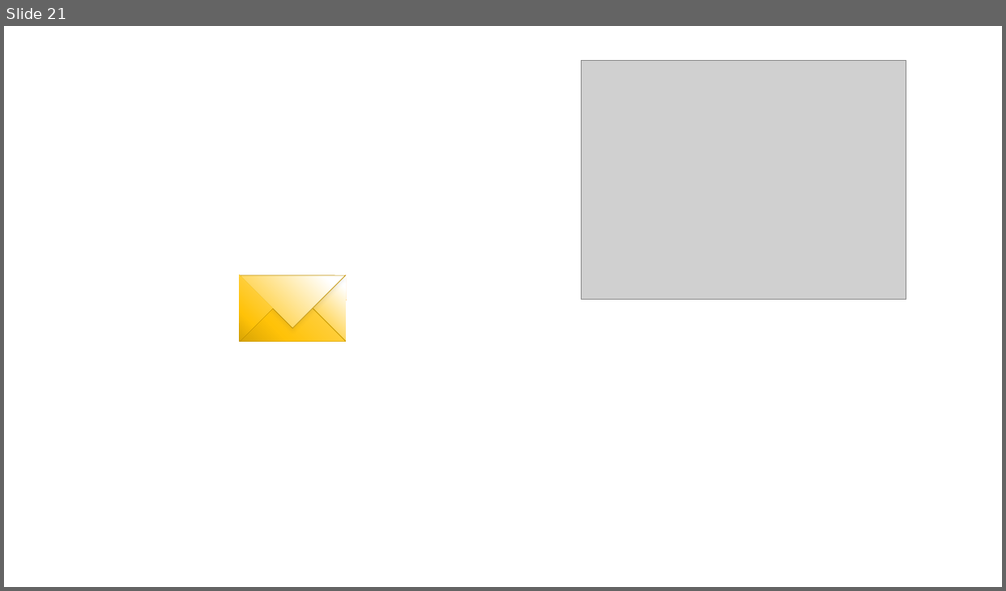
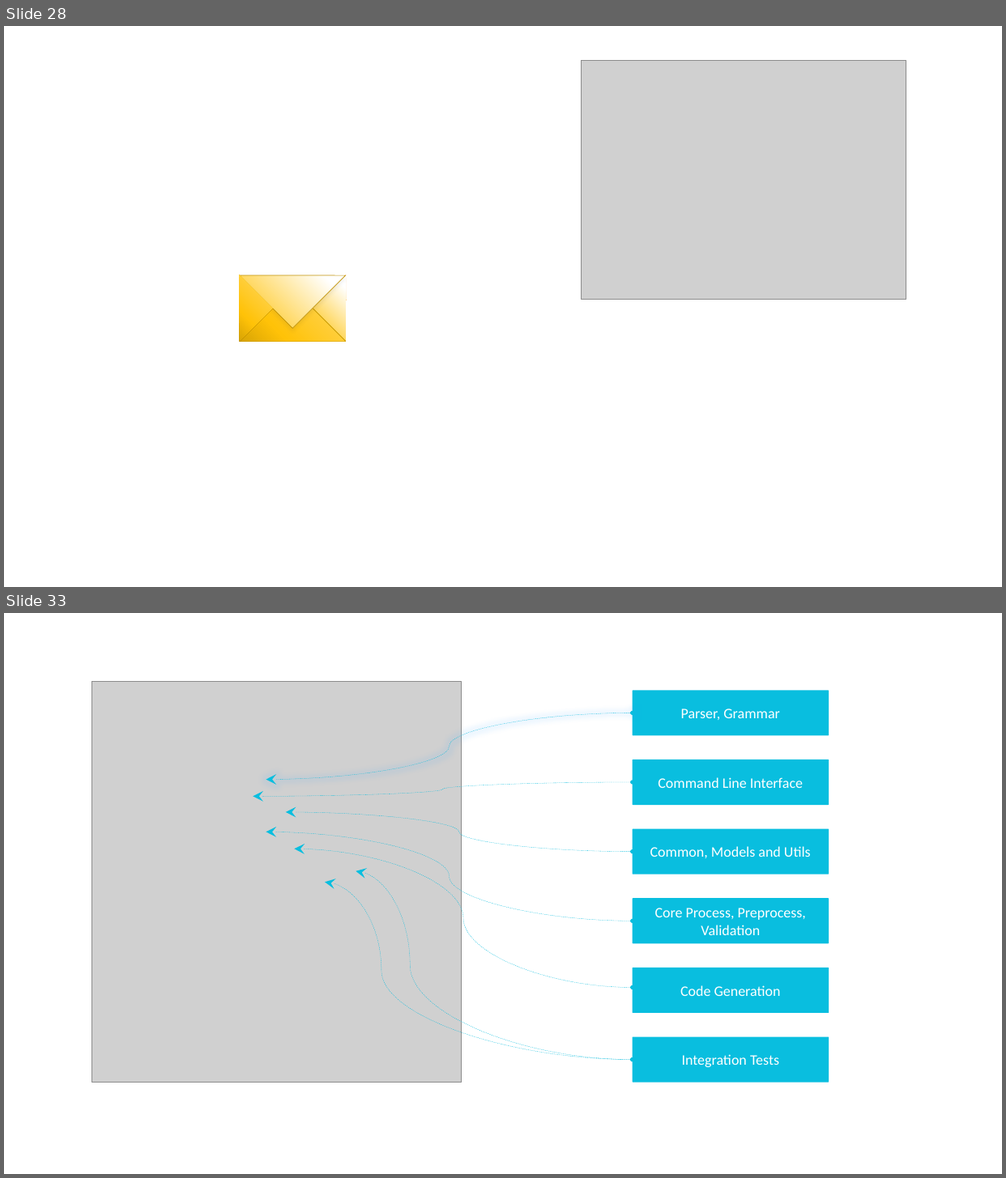
Before and after one commit to openvalidation/openvalidation, a slide deck: docs/ci/Architecture.pptx. Shown one above the other, each under a label of ours: slide 21 before the commit, slides 28 and 33 after it; the slides between them are not shown. The pictures are 1006x591 and 1006x1178 pixels, drawn with LibreOffice and Linux fonts; fonts in the diff are those of the drawing; grey boxes stand for pictures. Boxes give left, top, right and bottom in pixels: in the first picture for what was removed or moved away, otherwise in the second. Text is boxed around its words. In the diff, an @@ line names an element or a change of style, - is before the commit and + after.

```diff
--- a/docs/ci/Architecture.pptx
+++ b/docs/ci/Architecture.pptx
@@ slide 33 added at box(4, 613, 1002, 1174), background #FFFFFF @@
@@ picture added at box(91, 682, 462, 1082) @@
@@ rounded rectangle added at box(632, 690, 829, 736), fill #09BEDF, 14 pt, text #FFFFFF @@
+Parser, Grammar
@@ curved double arrow added from (632, 713) to (266, 780), #09BEDF 0.25 pt dashed @@
@@ curved double arrow added from (632, 782) to (253, 796), #09BEDF 0.25 pt dashed @@
@@ rounded rectangle added at box(632, 760, 829, 806), fill #09BEDF, 14 pt, text #FFFFFF @@
+Command Line Interface
@@ curved double arrow added from (632, 852) to (286, 812), #09BEDF 0.25 pt dashed @@
@@ rounded rectangle added at box(632, 829, 829, 875), fill #09BEDF, 14 pt, text #FFFFFF @@
+Common, Models and Utils
@@ curved double arrow added from (632, 922) to (266, 833), #09BEDF 0.25 pt dashed @@
@@ curved double arrow added from (632, 988) to (295, 849), #09BEDF 0.25 pt dashed @@
@@ curved double arrow added from (632, 1060) to (356, 871), #09BEDF 0.25 pt dashed @@
@@ curved double arrow added from (632, 1060) to (325, 883), #09BEDF 0.25 pt dashed @@
@@ rounded rectangle added at box(632, 898, 829, 944), fill #09BEDF, 14 pt, text #FFFFFF @@
+Core Process, Preprocess, Validation
@@ rounded rectangle added at box(632, 968, 829, 1013), fill #09BEDF, 14 pt, text #FFFFFF @@
+Code Generation
@@ rounded rectangle added at box(632, 1037, 829, 1083), fill #09BEDF, 14 pt, text #FFFFFF @@
+Integration Tests
@@ what was slide 21 is now slide 28 @@
```
Also in this commit, not shown: 17 other slides added, 1 other file.
